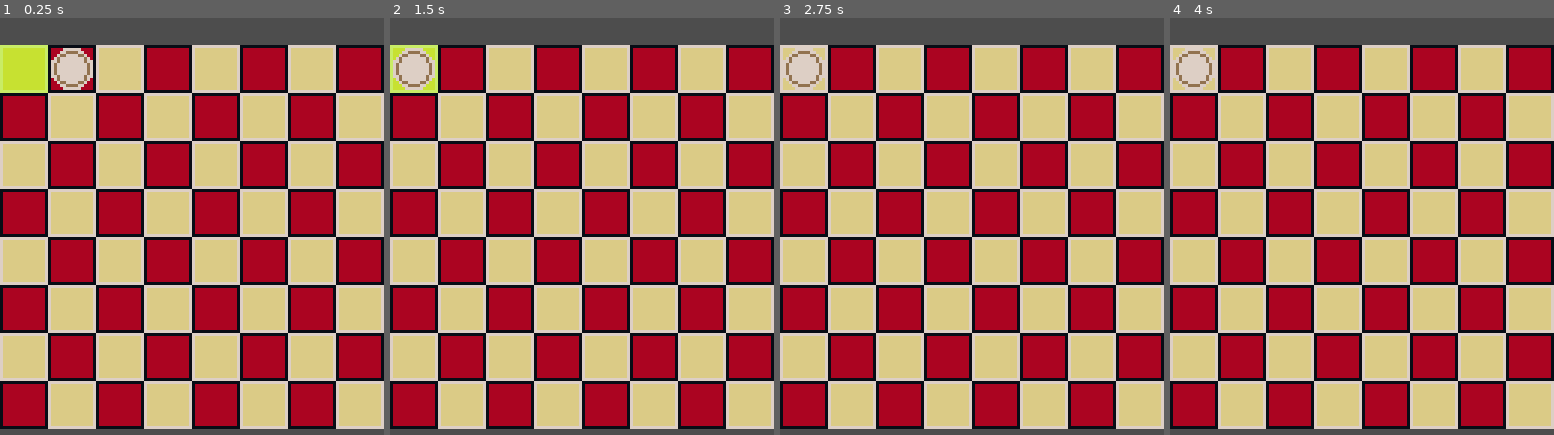
Above: before the commit, frames 1-4 (left to right).
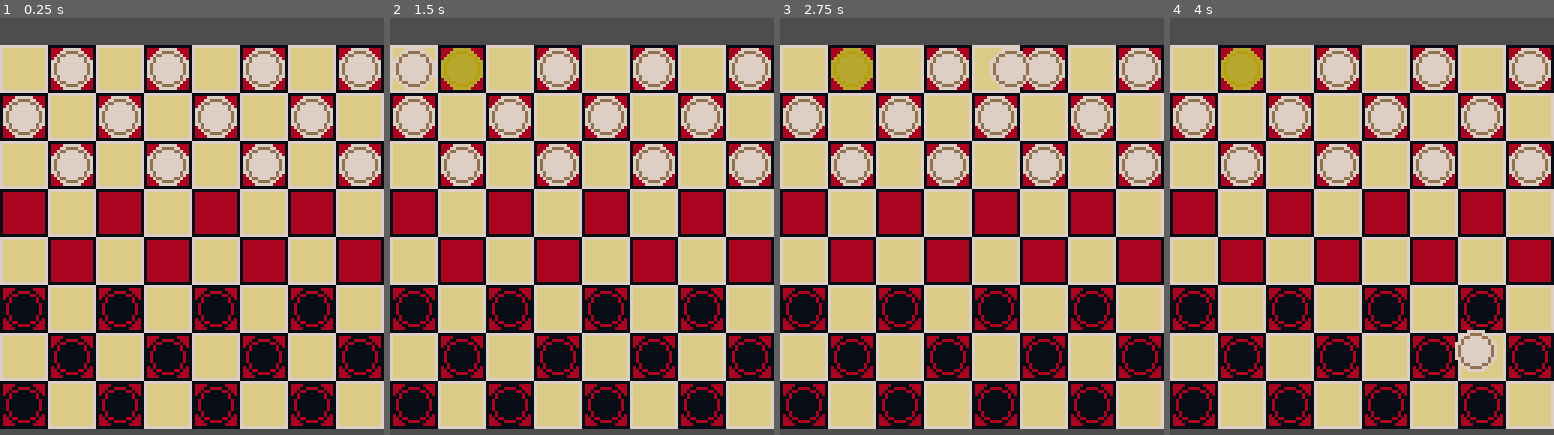
Above: after the commit, the same moments.

Repository: k4gi/boardplayer
Game: Godot game, scene res://CheckersGame.tscn
Same seed, same stepped clock (60 frames per second), same inputs: the game is played once before the commit and once after it.
Inputs (mouse positions are in pixels of both pictures, inside the frame that each line leads up to):
- Up to frame 1 (0.25 s): no input
- Up to frame 2 (1.5 s): tap Enter at 0.5 s; move the mouse to (462, 68) at 0.52 s; click (462, 68) at 0.67 s; tap Space at 1.25 s; move the mouse to (413, 68) at 1.27 s; click (413, 68) at 1.42 s
- Up to frame 3 (2.75 s): tap Enter at 2 s; move the mouse to (1010, 68) at 2.02 s; click (1010, 68) at 2.17 s
- Up to frame 4 (4 s): tap Space at 2.75 s; move the mouse to (1342, 389) at 2.77 s; click (1342, 389) at 2.92 s; tap Enter at 3.5 s; move the mouse to (1477, 351) at 3.52 s; click (1477, 351) at 3.67 s

The runs differ from the first frame. In frame 1, 19% of the frame differs, in the area x 0-100%, y 6-98%; in frame 2, 19%; in frame 3, 20%; in frame 4, 21%, in the area x 0-100%, y 7-98%.

Commit message:
ummmm can put a piece down where you got it

Diff:
--- a/CheckersGame.gd
+++ b/CheckersGame.gd
@@ -6,8 +6,44 @@
 const HIGHLIGHT_SQUARE = preload("res://MoveHighlight.tres")
 const HIGHLIGHT_RETURN = preload("res://ReturnHighlight.tres")
 
+const CHECKERS_PIECE = preload("res://CheckersPiece.tscn")
+const MOVE_HIGHLIGHT = preload("res://MoveHighlight.tscn")
+
+
+const TILE_BEIGE = Vector2i(0,0)
+const TILE_RED = Vector2i(1,0)
+
 
 var carried_piece = null
+
+
+func _ready():
+	#spawn in pieces
+	var board_coords = $Board.get_used_cells(0)
+	for first_three in range(0,3):
+		for x in range(8):
+			if $Board.get_cell_atlas_coords(0, Vector2i(x,first_three)) == TILE_RED:
+				spawn_piece(x, first_three, "down", "white")
+	for last_three in range(5,8):
+		for x in range(8):
+			if $Board.get_cell_atlas_coords(0, Vector2i(x,last_three)) == TILE_RED:
+				spawn_piece(x, last_three, "up", "black")
+
+
+func spawn_piece(x,y,facing,colour):
+	var new_piece = CHECKERS_PIECE.instantiate()
+
+	new_piece.pickup_piece.connect(_on_checkers_piece_pickup_piece)
+
+	new_piece.set_position( $Board.map_to_local( Vector2i(x, y) ) )
+	new_piece.get("can_move").append( facing )
+	match(colour):
+		"white":
+			new_piece.set_texture( WHITE_PIECE )
+			$Board/Pieces/WhitePieces.add_child(new_piece)
+		"black":
+			new_piece.set_texture( BLACK_PIECE )
+			$Board/Pieces/BlackPieces.add_child(new_piece)
 
 
 func _process(_delta):
@@ -17,21 +53,47 @@
 
 func _on_checkers_piece_pickup_piece(piece):
 	piece.grab_position = piece.get_global_position() - get_global_mouse_position()
-	piece.set_pickable(false)
 	piece.set_z_index(1) #want held piece to be above all others
 
 	carried_piece = piece
 
+	set_all_pieces_pickable(false)
+
+	spawn_highlight(piece.get_position(), "return")
+
+	place_highlights()
+
+
+func place_highlights():
+	pass
+
+
+func spawn_highlight(pos: Vector2, type="move"):
+	var new_highlight = MOVE_HIGHLIGHT.instantiate()
+	new_highlight.move_here.connect(_on_move_highlight_move_here)
+	if type == "return":
+		new_highlight.set_texture( HIGHLIGHT_RETURN )
+		new_highlight.set("is_action", false)
+	new_highlight.set_position(pos)
+	$Board/Pieces/Highlights.add_child(new_highlight)
+
 
 func _on_move_highlight_move_here(highlight):
+	if highlight.get("is_action"):
+		pass #not putting the piece back where it was
+
 	carried_piece.set_position( highlight.get_position() )
-	carried_piece.set_pickable(true)
 	carried_piece.set_z_index(0)
 	carried_piece = null
 
-	if highlight.get("is_action"):
-		pass #not putting the piece back where it was
-
+	set_all_pieces_pickable(true)
 
 	for each_child in $Board/Pieces/Highlights.get_children():
 		each_child.queue_free()
+
+
+func set_all_pieces_pickable(boolean):
+	for each_piece in $Board/Pieces/BlackPieces.get_children():
+		each_piece.set_pickable(boolean)
+	for each_piece in $Board/Pieces/WhitePieces.get_children():
+		each_piece.set_pickable(boolean)
--- a/CheckersGame.tscn
+++ b/CheckersGame.tscn
@@ -1,9 +1,7 @@
-[gd_scene load_steps=7 format=3 uid="uid://c5xy0chodeg88"]
+[gd_scene load_steps=5 format=3 uid="uid://c5xy0chodeg88"]
 
 [ext_resource type="Texture2D" uid="uid://bcrnaddg7vn16" path="res://checkerboard.png" id="1_eojbx"]
 [ext_resource type="Script" path="res://CheckersGame.gd" id="1_fpw4d"]
-[ext_resource type="PackedScene" uid="uid://cwiypbc6r62w4" path="res://CheckersPiece.tscn" id="2_7loty"]
-[ext_resource type="PackedScene" uid="uid://bgqrhejquwjsw" path="res://MoveHighlight.tscn" id="4_utwos"]
 
 [sub_resource type="TileSetAtlasSource" id="TileSetAtlasSource_lhcwh"]
 texture = ExtResource("1_eojbx")
@@ -29,15 +27,6 @@
 
 [node name="WhitePieces" type="Node2D" parent="Board/Pieces"]
 
-[node name="CheckersPiece" parent="Board/Pieces/WhitePieces" instance=ExtResource("2_7loty")]
-position = Vector2(24, 8)
-
 [node name="BlackPieces" type="Node2D" parent="Board/Pieces"]
 
 [node name="Highlights" type="Node2D" parent="Board/Pieces"]
-
-[node name="MoveHighlight" parent="Board/Pieces/Highlights" instance=ExtResource("4_utwos")]
-position = Vector2(8, 8)
-
-[connection signal="pickup_piece" from="Board/Pieces/WhitePieces/CheckersPiece" to="." method="_on_checkers_piece_pickup_piece"]
-[connection signal="move_here" from="Board/Pieces/Highlights/MoveHighlight" to="." method="_on_move_highlight_move_here"]
--- a/CheckersPiece.gd
+++ b/CheckersPiece.gd
@@ -6,10 +6,14 @@
 
 var grab_position = Vector2i.ZERO
 
-var can_move = ["down"] # "up", "down"
+var can_move = [] # "up", "down"
 
 
 func _on_checkers_piece_input_event(viewport, event, shape_idx):
 	if event.has_method( "get_button_index" ): #is an InputEventMouseButton?
 		if not event.is_pressed(): #on button release
 			emit_signal("pickup_piece", self)
+
+
+func set_texture(texture):
+	$Sprite2d.set_texture(texture)
--- a/MoveHighlight.gd
+++ b/MoveHighlight.gd
@@ -11,3 +11,7 @@
 	if event.has_method( "get_button_index" ): #is an InputEventMouseButton?
 		if not event.is_pressed():
 			emit_signal("move_here", self)
+
+
+func set_texture(texture):
+	$Sprite2d.set_texture(texture)
--- a/ReturnHighlight.tres
+++ b/ReturnHighlight.tres
@@ -1,3 +1,7 @@
-[gd_resource type="AtlasTexture" format=3 uid="uid://cwjs3kgsuva2p"]
+[gd_resource type="AtlasTexture" load_steps=2 format=3 uid="uid://cwjs3kgsuva2p"]
+
+[ext_resource type="Texture2D" uid="uid://bcrnaddg7vn16" path="res://checkerboard.png" id="1_xf4pq"]
 
 [resource]
+atlas = ExtResource("1_xf4pq")
+region = Rect2(16, 32, 16, 16)
